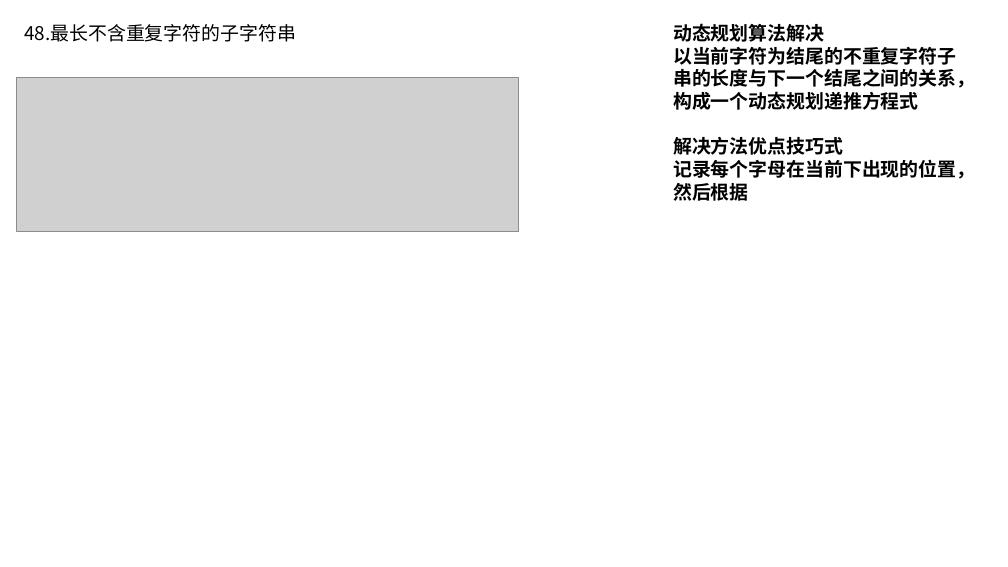
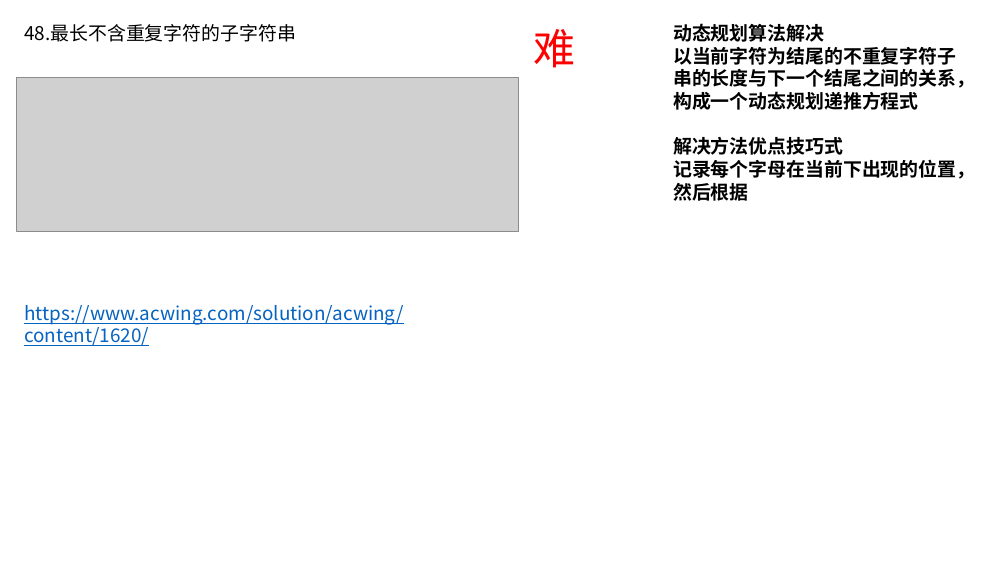
Before and after one commit to xiaojkql/Interview-Prepare, a slide deck: slide 54 of 数据结构和算法/剑指offer.pptx (slide 52 before the commit). Drawn at 1008x567 pixels with LibreOffice and Linux fonts; fonts in the diff are those of the drawing; grey boxes stand for pictures. Boxes give left, top, right and bottom in pixels: in the first picture for what was removed or moved away, otherwise in the second. Text is boxed around its words. In the diff, an @@ line names an element or a change of style, - is before the commit and + after.

```diff
--- a/数据结构和算法/剑指offer.pptx
+++ b/数据结构和算法/剑指offer.pptx
@@ text added at (x1=533, y1=29, x2=575, y2=68), 40 pt, text #FF0000 @@
+难
@@ text added at (x1=24, y1=305, x2=404, y2=346), 18 pt, text #0563C1, underline @@
+https://www.acwing.com/solution/acwing/content/1620/
```
Also in this commit, not shown: 59 other slides changed, 2 slides added, 6 other files.
